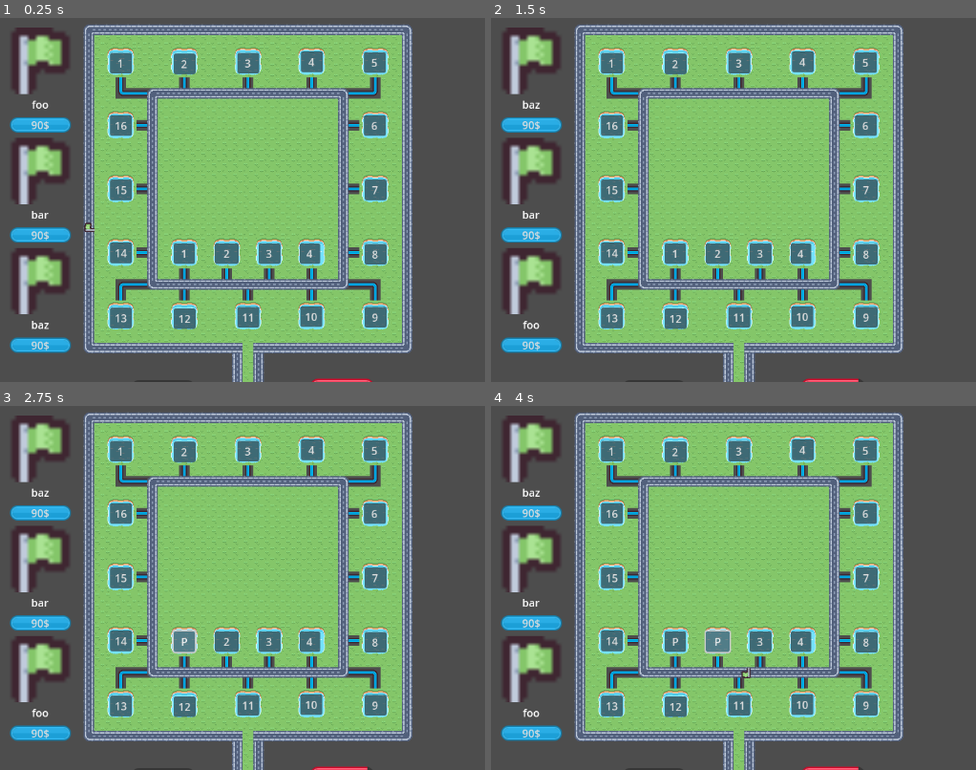
Above: before the commit, frames 1-4 (two rows, left to right).
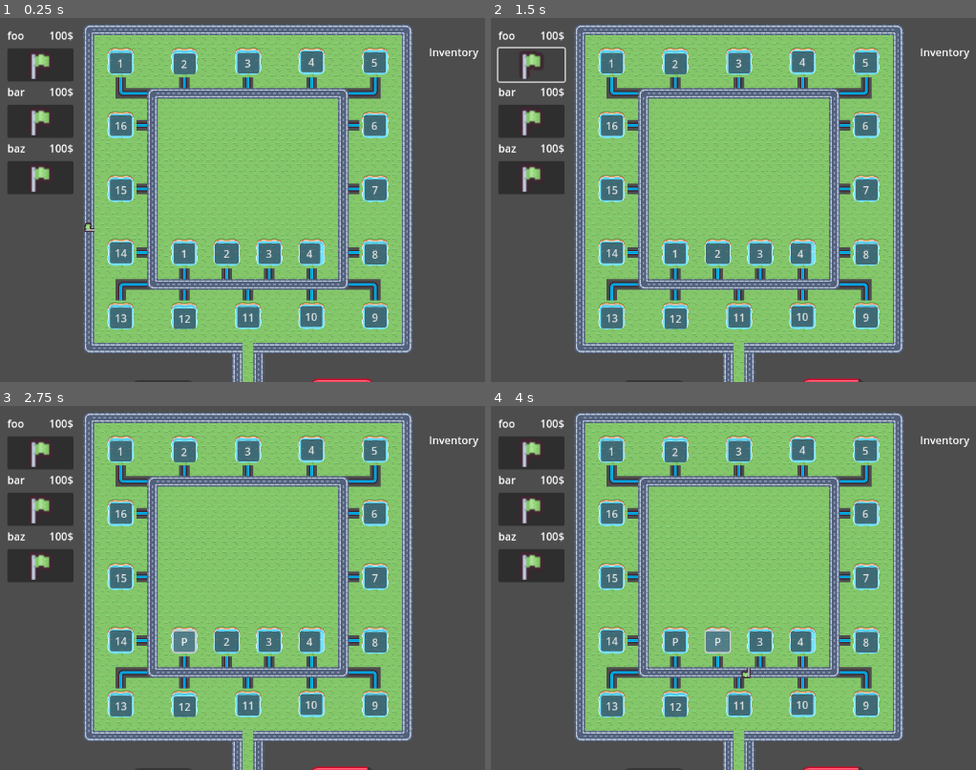
Above: after the commit, the same moments.

Repository: Jelleas/gmtk-2025
Game: Godot game, scene res://main_level.tscn
Two runs of this game, one before a commit and one after it. Both use one fixed random seed, a clock stepped at 60 frames per second and the inputs below.
Inputs (mouse positions are in pixels of both pictures, inside the frame that each line leads up to):
- Up to frame 1 (0.25 s): no input
- Up to frame 2 (1.5 s): click (529, 123) at 0.5 s, where only the run before the commit has a clickable "90$"; click (529, 65) at 1.27 s
- Up to frame 3 (2.75 s): click "1" at 2 s
- Up to frame 4 (4 s): click "P" at 2.75 s; click "2" at 3.5 s

The runs differ from the first frame. In frame 1, 7.3% of the frame differs, in the area x 1-99%, y 2-93%; in frame 2, 7.3%; in frame 3, 7.3%; in frame 4, 7.3%.

Commit message:
better shop

Diff:
--- a/main_level.tscn
+++ b/main_level.tscn
@@ -342,6 +342,20 @@
 script = ExtResource("19_8m212")
 shop_item = ExtResource("20_8m212")
 
+[node name="Inventory" type="VBoxContainer" parent="UI"]
+offset_left = 840.0
+offset_top = 139.0
+offset_right = 880.0
+offset_bottom = 179.0
+
+[node name="Label" type="Label" parent="UI/Inventory"]
+layout_mode = 2
+text = "Inventory"
+horizontal_alignment = 1
+
+[node name="VBoxContainer" type="VBoxContainer" parent="UI/Inventory"]
+layout_mode = 2
+
 [node name="TotemInterface" parent="." node_paths=PackedStringArray("resource_manager") instance=ExtResource("8_eqmdw")]
 resource_manager = NodePath("../ResourcePath")
 totem_scene = ExtResource("6_4mnpp")
--- a/ui/shop/shop_item.gd
+++ b/ui/shop/shop_item.gd
@@ -7,11 +7,12 @@
 var item # TODO type hint
 
 func _ready() -> void:
-	$Button.button_up.connect(_on_button_up)
+	$Button.custom_minimum_size = Vector2(100, 50)
 
 func init(item_) -> void: # TODO type hint
 	item = item_
-	$Label.text = item
+	$GridContainer/NameLabel.text = item
+	$GridContainer/PriceLabel.text = "100$"
 
 func _on_button_up() -> void:
 	if item != null:
--- a/ui/shop/shop_item.tscn
+++ b/ui/shop/shop_item.tscn
@@ -1,25 +1,31 @@
-[gd_scene load_steps=4 format=3 uid="uid://bfl5pn8htrw26"]
+[gd_scene load_steps=3 format=3 uid="uid://bfl5pn8htrw26"]
 
 [ext_resource type="Texture2D" uid="uid://dfj26ibwe2waf" path="res://tile_0035.png" id="1_0m23l"]
 [ext_resource type="Script" uid="uid://dy26s7uyp8kly" path="res://ui/shop/shop_item.gd" id="1_a5sgx"]
-[ext_resource type="Texture2D" uid="uid://bepreqkwfug08" path="res://kenney_ui-pack-space-expansion/Vector/Blue/bar_round_gloss_large.svg" id="2_a5sgx"]
 
 [node name="ShopItem" type="VBoxContainer"]
 script = ExtResource("1_a5sgx")
 
-[node name="TextureRect" type="TextureRect" parent="."]
+[node name="GridContainer" type="GridContainer" parent="."]
 layout_mode = 2
-texture = ExtResource("1_0m23l")
-expand_mode = 4
+columns = 2
 
-[node name="Label" type="Label" parent="."]
+[node name="NameLabel" type="Label" parent="GridContainer"]
 layout_mode = 2
+text = "foo"
 horizontal_alignment = 1
+
+[node name="PriceLabel" type="Label" parent="GridContainer"]
+layout_mode = 2
+size_flags_horizontal = 3
+text = "90$"
+horizontal_alignment = 2
+
+[node name="HBoxContainer" type="HBoxContainer" parent="."]
+layout_mode = 2
 
 [node name="Button" type="Button" parent="."]
 layout_mode = 2
-text = "90$"
-icon = ExtResource("2_a5sgx")
-flat = true
+icon = ExtResource("1_0m23l")
 icon_alignment = 1
 expand_icon = true
